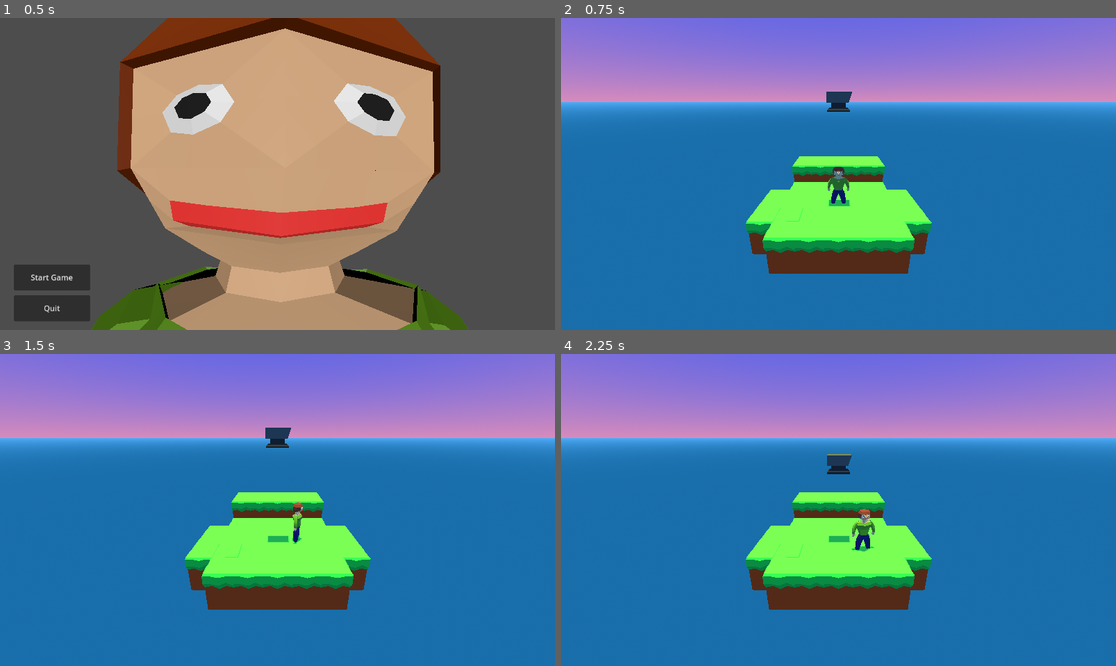
Above: before the commit, frames 1-4 (two rows, left to right).
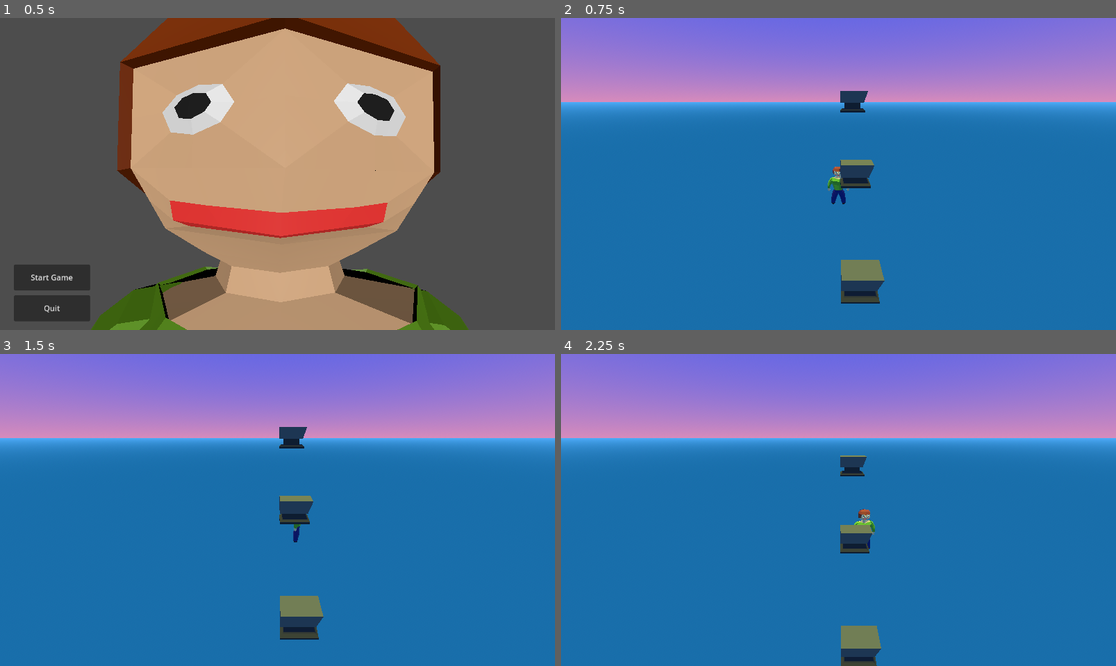
Above: after the commit, the same moments.

Repository: shamotte/rpg-death-jam
Game: Godot game, scene res://scenes/main_menu.tscn
Two runs of this game, one before a commit and one after it. Both use one fixed random seed, a clock stepped at 60 frames per second and the inputs below.
Inputs:
- Up to frame 1 (0.5 s): no input
- Up to frame 2 (0.75 s): click "Start Game" at 0.5 s
- Up to frame 3 (1.5 s): tap Enter at 1.25 s; hold Right (move_right) from 1.28 s (still down)
- Up to frame 4 (2.25 s): tap Space at 1.52, 2 s; release Right (move_right) at 2.03 s; hold Down (move_down) from 2.03 s (still down)

Frame 1 is identical in both runs. In frame 2, 11% of the frame differs, in the area x 33-67%, y 23-92%; in frame 3, 11%; in frame 4, 11%, in the area x 33-67%, y 32-100%.

Commit message:
grid with proper recurion for elements

Diff:
--- a/grid.gd
+++ b/grid.gd
@@ -20,14 +20,7 @@
 	#region gthering world size (in other world monstrocity)
 
 
-	for child : Node3D in get_children():
-		var child_position = child.position;
-		min_x = min(child_position.x, min_x)
-		min_y = min(child_position.y, min_y)
-		min_z = min(child_position.z, min_z)
-		world_size_x = max(world_size_x,child_position.x)
-		world_size_y = max(world_size_y,child_position.y)
-		world_size_z = max(world_size_z,child_position.z)
+	update_extents_req(self)
 
 
 	min_x = abs(min_x)
@@ -61,12 +54,12 @@
 
 
 
+	add_children_to_grid_req(self)
 
 
-	for child : Node3D in get_children():
-		var grid_position : Vector3i = child.position
 
-		world[grid_position.x + min_x][grid_position.y+ min_y][grid_position.z + min_z] = child;
+
+
 
 
 #endregion
@@ -76,6 +69,31 @@
 
 
 
+func update_extents_req(node : Node3D):
+	if node.is_in_group("grid_container"):
+		if node.position != Vector3.ZERO:
+			printerr(node.name + "nie jest ustawiony w punkcie (0,0,0) - prawdopodobnie niepoprawnie ustawienie siatki")
+		for child : Node3D in node.get_children():
+			update_extents_req(child)
+	elif node.is_in_group("grid_element"):
+		var child_position = node.position;
+		min_x = min(child_position.x, min_x)
+		min_y = min(child_position.y, min_y)
+		min_z = min(child_position.z, min_z)
+		world_size_x = max(world_size_x,child_position.x)
+		world_size_y = max(world_size_y,child_position.y)
+		world_size_z = max(world_size_z,child_position.z)
+
+func add_children_to_grid_req(node : Node3D):
+	print(node.name)
+
+	if node.is_in_group("grid_container"):
+		for child : Node3D in node.get_children():
+			add_children_to_grid_req(child)
+	elif node.is_in_group("grid_element"):
+		var grid_position : Vector3i = node.position
+		world[grid_position.x + min_x][grid_position.y+ min_y][grid_position.z + min_z] = node;
+		node.set_meta("test",true)
 
 
 func tick_on_grid(time_steps : int):
--- a/objects/anvil/anvil.tscn
+++ b/objects/anvil/anvil.tscn
@@ -4,7 +4,7 @@
 [ext_resource type="PackedScene" uid="uid://dtcat5osfxowp" path="res://components/comp_parent_lerp.tscn" id="3_u5m6b"]
 [ext_resource type="PackedScene" uid="uid://vs5lkq4ij5ox" path="res://objects/anvil/anvil.gltf" id="5_fvhrv"]
 
-[node name="Anvil" type="Node3D"]
+[node name="Anvil" type="Node3D" groups=["grid_element"]]
 transform = Transform3D(1, 0, 0, 0, 1, 0, 0, 0, 1, 0.5, 0, 0.5)
 script = ExtResource("1_sevdb")
 
--- a/project.godot
+++ b/project.godot
@@ -19,6 +19,11 @@
 
 TimeManager="*res://scripts/time_manager.gd"
 Grid="*res://scripts/global_grid.gd"
+
+[global_group]
+
+grid_container=""
+grid_element=""
 
 [input]
 
--- a/scenes/main_scene.tscn
+++ b/scenes/main_scene.tscn
@@ -1,6 +1,5 @@
-[gd_scene load_steps=12 format=3 uid="uid://clorfymsvn4ce"]
+[gd_scene load_steps=11 format=3 uid="uid://clorfymsvn4ce"]
 
-[ext_resource type="PackedScene" uid="uid://dsb6ht1p8ipaj" path="res://objects/ground_tile/ground_tile.gltf" id="1_1pf76"]
 [ext_resource type="PackedScene" uid="uid://xeoyjwfjd2s3" path="res://objects/anvil/anvil.tscn" id="1_abngx"]
 [ext_resource type="Script" path="res://grid.gd" id="1_vx12u"]
 [ext_resource type="PackedScene" uid="uid://cxo04kudaw137" path="res://objects/player/player.tscn" id="2_6u2a3"]
@@ -46,194 +45,22 @@
 visible = false
 mesh = SubResource("PlaneMesh_shxum")
 
-[node name="Tiles" type="Node3D" parent="."]
+[node name="Tiles" type="Node3D" parent="." groups=["grid_container"]]
 script = ExtResource("1_vx12u")
 
-[node name="blockbench_export" parent="Tiles" instance=ExtResource("1_1pf76")]
-transform = Transform3D(1, 0, 0, 0, 1, 0, 0, 0, 1, 0, -1, 0)
+[node name="Anvil" parent="Tiles" instance=ExtResource("1_abngx")]
+transform = Transform3D(1, 0, 0, 0, 1, 0, 0, 0, 1, 1, 4, 1)
 
-[node name="blockbench_export2" parent="Tiles" instance=ExtResource("1_1pf76")]
-transform = Transform3D(1, 0, 0, 0, 1, 0, 0, 0, 1, 1, -1, 0)
+[node name="gatherer" type="Node3D" parent="Tiles" groups=["grid_container"]]
 
-[node name="blockbench_export3" parent="Tiles" instance=ExtResource("1_1pf76")]
-transform = Transform3D(1, 0, 0, 0, 1, 0, 0, 0, 1, -1, -1, 0)
+[node name="Anvil" parent="Tiles/gatherer" instance=ExtResource("1_abngx")]
+transform = Transform3D(1, 0, 0, 0, 1, 0, 0, 0, 1, 1, 0, 5)
 
-[node name="blockbench_export4" parent="Tiles" instance=ExtResource("1_1pf76")]
-transform = Transform3D(1, 0, 0, 0, 1, 0, 0, 0, 1, 0, -1, 1)
+[node name="Anvil2" parent="Tiles/gatherer" instance=ExtResource("1_abngx")]
+transform = Transform3D(1, 0, 0, 0, 1, 0, 0, 0, 1, 1, 2, 3)
 
-[node name="blockbench_export5" parent="Tiles" instance=ExtResource("1_1pf76")]
-transform = Transform3D(1, 0, 0, 0, 1, 0, 0, 0, 1, 1, -1, 1)
-
-[node name="blockbench_export6" parent="Tiles" instance=ExtResource("1_1pf76")]
-transform = Transform3D(1, 0, 0, 0, 1, 0, 0, 0, 1, -1, -1, 1)
-
-[node name="blockbench_export16" parent="Tiles" instance=ExtResource("1_1pf76")]
-transform = Transform3D(1, 0, 0, 0, 1, 0, 0, 0, 1, 0, -1, 2)
-
-[node name="blockbench_export17" parent="Tiles" instance=ExtResource("1_1pf76")]
-transform = Transform3D(1, 0, 0, 0, 1, 0, 0, 0, 1, 1, -1, 2)
-
-[node name="blockbench_export18" parent="Tiles" instance=ExtResource("1_1pf76")]
-transform = Transform3D(1, 0, 0, 0, 1, 0, 0, 0, 1, -1, -1, 2)
-
-[node name="blockbench_export19" parent="Tiles" instance=ExtResource("1_1pf76")]
-transform = Transform3D(1, 0, 0, 0, 1, 0, 0, 0, 1, 0, -1, -2)
-
-[node name="blockbench_export20" parent="Tiles" instance=ExtResource("1_1pf76")]
-transform = Transform3D(1, 0, 0, 0, 1, 0, 0, 0, 1, 1, -1, -2)
-
-[node name="blockbench_export21" parent="Tiles" instance=ExtResource("1_1pf76")]
-transform = Transform3D(1, 0, 0, 0, 1, 0, 0, 0, 1, -1, -1, -2)
-
-[node name="blockbench_export7" parent="Tiles" instance=ExtResource("1_1pf76")]
-transform = Transform3D(1, 0, 0, 0, 1, 0, 0, 0, 1, 0, -1, -1)
-
-[node name="blockbench_export8" parent="Tiles" instance=ExtResource("1_1pf76")]
-transform = Transform3D(1, 0, 0, 0, 1, 0, 0, 0, 1, 1, -1, -1)
-
-[node name="blockbench_export10" parent="Tiles" instance=ExtResource("1_1pf76")]
-transform = Transform3D(1, 0, 0, 0, 1, 0, 0, 0, 1, 2, -1, 0)
-
-[node name="blockbench_export11" parent="Tiles" instance=ExtResource("1_1pf76")]
-transform = Transform3D(1, 0, 0, 0, 1, 0, 0, 0, 1, 2, -1, 1)
-
-[node name="blockbench_export12" parent="Tiles" instance=ExtResource("1_1pf76")]
-transform = Transform3D(1, 0, 0, 0, 1, 0, 0, 0, 1, 2, -1, -1)
-
-[node name="blockbench_export22" parent="Tiles" instance=ExtResource("1_1pf76")]
-transform = Transform3D(1, 0, 0, 0, 1, 0, 0, 0, 1, 2, -1, 2)
-
-[node name="blockbench_export23" parent="Tiles" instance=ExtResource("1_1pf76")]
-transform = Transform3D(1, 0, 0, 0, 1, 0, 0, 0, 1, 2, -1, -2)
-
-[node name="blockbench_export24" parent="Tiles" instance=ExtResource("1_1pf76")]
-transform = Transform3D(1, 0, 0, 0, 1, 0, 0, 0, 1, 3, -1, 0)
-
-[node name="blockbench_export25" parent="Tiles" instance=ExtResource("1_1pf76")]
-transform = Transform3D(1, 0, 0, 0, 1, 0, 0, 0, 1, 3, -1, 1)
-
-[node name="blockbench_export26" parent="Tiles" instance=ExtResource("1_1pf76")]
-transform = Transform3D(1, 0, 0, 0, 1, 0, 0, 0, 1, 3, -1, -1)
-
-[node name="blockbench_export13" parent="Tiles" instance=ExtResource("1_1pf76")]
-transform = Transform3D(1, 0, 0, 0, 1, 0, 0, 0, 1, -2, -1, 0)
-
-[node name="blockbench_export14" parent="Tiles" instance=ExtResource("1_1pf76")]
-transform = Transform3D(0.999678, -0.0253569, 0, 0.0253569, 0.999678, 0, 0, 0, 1, -2, -1, 1)
-
-[node name="blockbench_export15" parent="Tiles" instance=ExtResource("1_1pf76")]
-transform = Transform3D(1, 0, 0, 0, 1, 0, 0, 0, 1, -2, -1, -1)
-
-[node name="blockbench_export27" parent="Tiles" instance=ExtResource("1_1pf76")]
-transform = Transform3D(1, 0, 0, 0, 1, 0, 0, 0, 1, -2, -1, 2)
-
-[node name="blockbench_export28" parent="Tiles" instance=ExtResource("1_1pf76")]
-transform = Transform3D(1, 0, 0, 0, 1, 0, 0, 0, 1, -2, -1, -2)
-
-[node name="blockbench_export32" parent="Tiles" instance=ExtResource("1_1pf76")]
-transform = Transform3D(1, 0, 0, 0, 1, 0, 0, 0, 1, 0, -1, -3)
-
-[node name="blockbench_export33" parent="Tiles" instance=ExtResource("1_1pf76")]
-transform = Transform3D(1, 0, 0, 0, 1, 0, 0, 0, 1, 1, -1, -3)
-
-[node name="blockbench_export34" parent="Tiles" instance=ExtResource("1_1pf76")]
-transform = Transform3D(1, 0, 0, 0, 1, 0, 0, 0, 1, -1, -1, -3)
-
-[node name="blockbench_export35" parent="Tiles" instance=ExtResource("1_1pf76")]
-transform = Transform3D(1, 0, 0, 0, 1, 0, 0, 0, 1, 2, -1, -3)
-
-[node name="blockbench_export36" parent="Tiles" instance=ExtResource("1_1pf76")]
-transform = Transform3D(1, 0, 0, 0, 1, 0, 0, 0, 1, -2, -1, -3)
-
-[node name="blockbench_export37" parent="Tiles" instance=ExtResource("1_1pf76")]
-transform = Transform3D(1, 0, 0, 0, 1, 0, 0, 0, 1, 0, -1, -4)
-
-[node name="blockbench_export38" parent="Tiles" instance=ExtResource("1_1pf76")]
-transform = Transform3D(1, 0, 0, 0, 1, 0, 0, 0, 1, 1, -1, -4)
-
-[node name="blockbench_export39" parent="Tiles" instance=ExtResource("1_1pf76")]
-transform = Transform3D(1, 0, 0, 0, 1, 0, 0, 0, 1, -1, -1, -4)
-
-[node name="blockbench_export40" parent="Tiles" instance=ExtResource("1_1pf76")]
-transform = Transform3D(1, 0, 0, 0, 1, 0, 0, 0, 1, 2, -1, -4)
-
-[node name="blockbench_export41" parent="Tiles" instance=ExtResource("1_1pf76")]
-transform = Transform3D(1, 0, 0, 0, 1, 0, 0, 0, 1, -2, -1, -4)
-
-[node name="blockbench_export47" parent="Tiles" instance=ExtResource("1_1pf76")]
-transform = Transform3D(1, 0, 0, 0, 1, 0, 0, 0, 1, 0, 0, -3)
-
-[node name="blockbench_export48" parent="Tiles" instance=ExtResource("1_1pf76")]
-transform = Transform3D(1, 0, 0, 0, 1, 0, 0, 0, 1, 1, 0, -3)
-
-[node name="blockbench_export49" parent="Tiles" instance=ExtResource("1_1pf76")]
-transform = Transform3D(1, 0, 0, 0, 1, 0, 0, 0, 1, -1, 0, -3)
-
-[node name="blockbench_export50" parent="Tiles" instance=ExtResource("1_1pf76")]
-transform = Transform3D(1, 0, 0, 0, 1, 0, 0, 0, 1, 2, 0, -3)
-
-[node name="blockbench_export51" parent="Tiles" instance=ExtResource("1_1pf76")]
-transform = Transform3D(1, 0, 0, 0, 1, 0, 0, 0, 1, -2, 0, -3)
-
-[node name="blockbench_export52" parent="Tiles" instance=ExtResource("1_1pf76")]
-transform = Transform3D(1, 0, 0, 0, 1, 0, 0, 0, 1, 0, 0, -4)
-
-[node name="blockbench_export53" parent="Tiles" instance=ExtResource("1_1pf76")]
-transform = Transform3D(1, 0, 0, 0, 1, 0, 0, 0, 1, 1, 0, -4)
-
-[node name="blockbench_export54" parent="Tiles" instance=ExtResource("1_1pf76")]
-transform = Transform3D(1, 0, 0, 0, 1, 0, 0, 0, 1, -1, 0, -4)
-
-[node name="blockbench_export55" parent="Tiles" instance=ExtResource("1_1pf76")]
-transform = Transform3D(1, 0, 0, 0, 1, 0, 0, 0, 1, 2, 0, -4)
-
-[node name="blockbench_export56" parent="Tiles" instance=ExtResource("1_1pf76")]
-transform = Transform3D(1, 0, 0, 0, 1, 0, 0, 0, 1, -2, 0, -4)
-
-[node name="blockbench_export62" parent="Tiles" instance=ExtResource("1_1pf76")]
-transform = Transform3D(1, 0, 0, 0, 1, 0, 0, 0, 1, 0, 0, -3)
-
-[node name="blockbench_export63" parent="Tiles" instance=ExtResource("1_1pf76")]
-transform = Transform3D(1, 0, 0, 0, 1, 0, 0, 0, 1, 1, 0, -3)
-
-[node name="blockbench_export64" parent="Tiles" instance=ExtResource("1_1pf76")]
-transform = Transform3D(1, 0, 0, 0, 1, 0, 0, 0, 1, -1, 0, -3)
-
-[node name="blockbench_export65" parent="Tiles" instance=ExtResource("1_1pf76")]
-transform = Transform3D(1, 0, 0, 0, 1, 0, 0, 0, 1, 2, 0, -3)
-
-[node name="blockbench_export66" parent="Tiles" instance=ExtResource("1_1pf76")]
-transform = Transform3D(1, 0, 0, 0, 1, 0, 0, 0, 1, -2, 0, -3)
-
-[node name="blockbench_export67" parent="Tiles" instance=ExtResource("1_1pf76")]
-transform = Transform3D(1, 0, 0, 0, 1, 0, 0, 0, 1, 0, 0, -4)
-
-[node name="blockbench_export68" parent="Tiles" instance=ExtResource("1_1pf76")]
-transform = Transform3D(1, 0, 0, 0, 1, 0, 0, 0, 1, 1, 0, -4)
-
-[node name="blockbench_export69" parent="Tiles" instance=ExtResource("1_1pf76")]
-transform = Transform3D(1, 0, 0, 0, 1, 0, 0, 0, 1, -1, 0, -4)
-
-[node name="blockbench_export70" parent="Tiles" instance=ExtResource("1_1pf76")]
-transform = Transform3D(1, 0, 0, 0, 1, 0, 0, 0, 1, 2, 0, -4)
-
-[node name="blockbench_export71" parent="Tiles" instance=ExtResource("1_1pf76")]
-transform = Transform3D(1, 0, 0, 0, 1, 0, 0, 0, 1, -2, 0, -4)
-
-[node name="blockbench_export29" parent="Tiles" instance=ExtResource("1_1pf76")]
-transform = Transform3D(1, 0, 0, 0, 1, 0, 0, 0, 1, -3, -1, 0)
-
-[node name="blockbench_export30" parent="Tiles" instance=ExtResource("1_1pf76")]
-transform = Transform3D(1, 0, 0, 0, 1, 0, 0, 0, 1, -3, -1, 1)
-
-[node name="blockbench_export31" parent="Tiles" instance=ExtResource("1_1pf76")]
-transform = Transform3D(1, 0, 0, 0, 1, 0, 0, 0, 1, -3, -1, -1)
-
-[node name="blockbench_export9" parent="Tiles" instance=ExtResource("1_1pf76")]
-transform = Transform3D(1, 0, 0, 0, 1, 0, 0, 0, 1, -1, -1, -1)
-
-[node name="Anvil" parent="Tiles" instance=ExtResource("1_abngx")]
-transform = Transform3D(1, 0, 0, 0, 1, 0, 0, 0, 1, 0.5, 4, 0.5)
+[node name="Anvil3" parent="Tiles/gatherer" instance=ExtResource("1_abngx")]
+transform = Transform3D(1, 0, 0, 0, 1, 0, 0, 0, 1, 2, 16, 2)
 
 [node name="Player" parent="." instance=ExtResource("2_6u2a3")]
 transform = Transform3D(0.75, 0, 0, 0, 0.75, 0, 0, 0, 0.75, 0, 0, 0)
--- /dev/null
+++ b/tilemaps/tiles/ground_tile_1.tscn
@@ -0,0 +1,5 @@
+[gd_scene load_steps=2 format=3 uid="uid://waglpofxvjs6"]
+
+[ext_resource type="PackedScene" uid="uid://dsb6ht1p8ipaj" path="res://objects/ground_tile/ground_tile.gltf" id="1_j04te"]
+
+[node name="blockbench_export" groups=["grid_element"] instance=ExtResource("1_j04te")]
Not shown: 4 places in tilemaps/ground_tilemap/ground_tilemap.tres that only renumber resources
